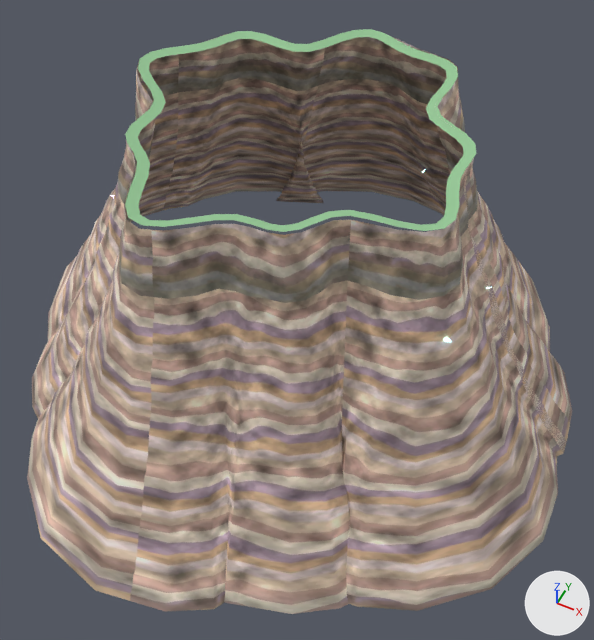
Renders of the glTF model data/world/near/CliffWall_stack_06.glb from each side of a commit.
One viewpoint serves both versions: a 50 mm lens placed at (153.0, -308.0, 412.0), pointed at (12.0, -24.0, 58.0). The axes (+X, +Y, +Z) are drawn at lower right. The lights are the same throughout. The picture after the commit comes second. Where no turn or scale is listed for an object, it has been applied to the vertices.

Script lines for the objects in view, before the commit:
```python
mat_rock = principled_material('rock')
mat_rock.texture = img_rock
mat_rock.roughness = 0.8
me_cliffwall_stack_06_lip0 = bpy.data.meshes.new('CliffWall_stack_06-lip0')
me_cliffwall_stack_06_lip0.from_pydata(...)  # 140 vertices, 140 faces; spans x -97.0..97.0, y -98.0..98.0, z -1.0..1.0
me_cliffwall_stack_06_lip0.materials.append(mat_moss)  # greyish green #95c595
me_cliffwall_stack_06_rock0 = bpy.data.meshes.new('CliffWall_stack_06-rock0')
me_cliffwall_stack_06_rock0.from_pydata(...)  # 1890 vertices, 3640 faces; spans x -185.0..185.0, y -188.0..188.0, z -94.0..94.0
me_cliffwall_stack_06_rock0.materials.append(mat_rock)  # picture img_rock
ob_cliffwall_stack_06_lip0 = bpy.data.objects.new('CliffWall_stack_06-lip0', me_cliffwall_stack_06_lip0)
ob_cliffwall_stack_06_lip0.location = (-3.2, -2.2, 175.1)
ob_cliffwall_stack_06_rock0 = bpy.data.objects.new('CliffWall_stack_06-rock0', me_cliffwall_stack_06_rock0)
ob_cliffwall_stack_06_rock0.location = (-4.6, -2.0, 81.8)
```
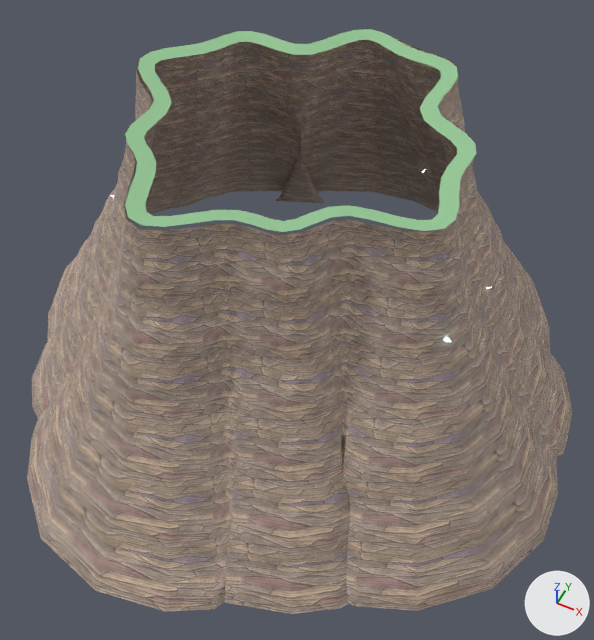
Pixel boxes [x1, y1, x2, y2] of what changed, in the pictures (594 x 640 px; the box of a moved part takes in the faces that stretch with it):
'CliffWall_stack_06-rock0', surface changed: [27, 38, 572, 614] in both
part 1 of me_cliffwall_stack_06_lip0, moved or reshaped: [125, 34, 474, 232] in both

The change, as a diff of the scene's bpy script:
```diff
--- a/data/world/near/CliffWall_stack_06.glb.py
+++ b/data/world/near/CliffWall_stack_06.glb.py
@@ img_rock2 @@
+img_rock2 = load_image('rock2', '_unpacked/rock2', 1024, 1024, 'sRGB')
@@ img_rock2_n @@
+img_rock2_n = load_image('rock2-n', '_unpacked/rock2-n', 1024, 1024, 'Non-Color')
@@ mat_rock @@
 n0 = _N.new('ShaderNodeBsdfPrincipled'); n0.name = 'Principled BSDF'
 n2 = _N.new('ShaderNodeTexImage'); n2.name = 'Image Texture'
-n2.image = img_rock
+n2.image = img_rock2
+n3 = _N.new('ShaderNodeNormalMap'); n3.name = 'Normal Map'
+n3.uv_map = 'UVMap'
+n4 = _N.new('ShaderNodeTexImage'); n4.name = 'Image Texture.001'
+n4.image = img_rock2_n
 _L.new(n0.outputs[0], n1.inputs[0])  # 'BSDF' to 'Surface'
 _L.new(n2.outputs[0], n0.inputs[0])  # 'Color' to 'Base Color'
+_L.new(n3.outputs[0], n0.inputs[5])  # 'Normal' to 'Normal'
+_L.new(n4.outputs[0], n3.inputs[1])  # 'Color' to 'Color'
@@ me_cliffwall_stack_06_lip0 @@
 me_cliffwall_stack_06_lip0.from_pydata(...)  # 140 vertices, 140 faces; spans x -97.0..97.0, y -98.0..98.0, z -1.0..1.0
 # used by ob_cliffwall_stack_06_lip0; location = (-3.2, -2.2, 175.1)
+# me_cliffwall_stack_06_lip0 part 1: 70 of 140 vertices moved; they spanned x -92.0..92.0, y -92.0..92.0, z -1.0 and now span x -89.0..89.0, y -89.0..89.0, z -1.0; mean shift (0.0, 0.0, 0.0); largest move (56.0, 72.0, -1.0) -> (53.0, 71.0, -1.0)
 me_cliffwall_stack_06_lip0.materials.append(mat_moss)
@@ me_cliffwall_stack_06_rock0 @@
 me_cliffwall_stack_06_rock0.from_pydata(...)  # 1890 vertices, 3640 faces; spans x -185.0..185.0, y -188.0..188.0, z -94.0..94.0
 # used by ob_cliffwall_stack_06_rock0; location = (-4.6, -2.0, 81.8)
+# me_cliffwall_stack_06_rock0 part 2: texture (UV) coordinates of 3640 of 3640 faces, centred in x -183.0..183.0, y -182.0..184.0, z -91.0..91.0, changed; they spanned u 0.0..7.06, v 0.08..1.21 and now span u 0.0..21.17, v 0.0..6.25
 me_cliffwall_stack_06_rock0.materials.append(mat_rock)
```
